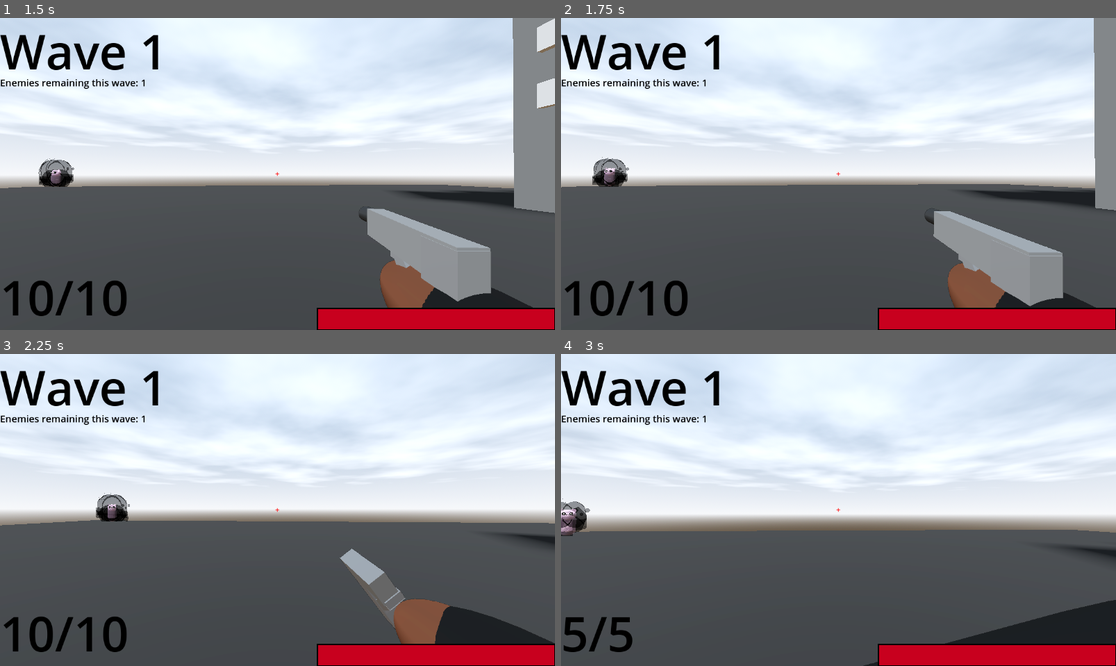
Above: before the commit, frames 1-4 (two rows, left to right).
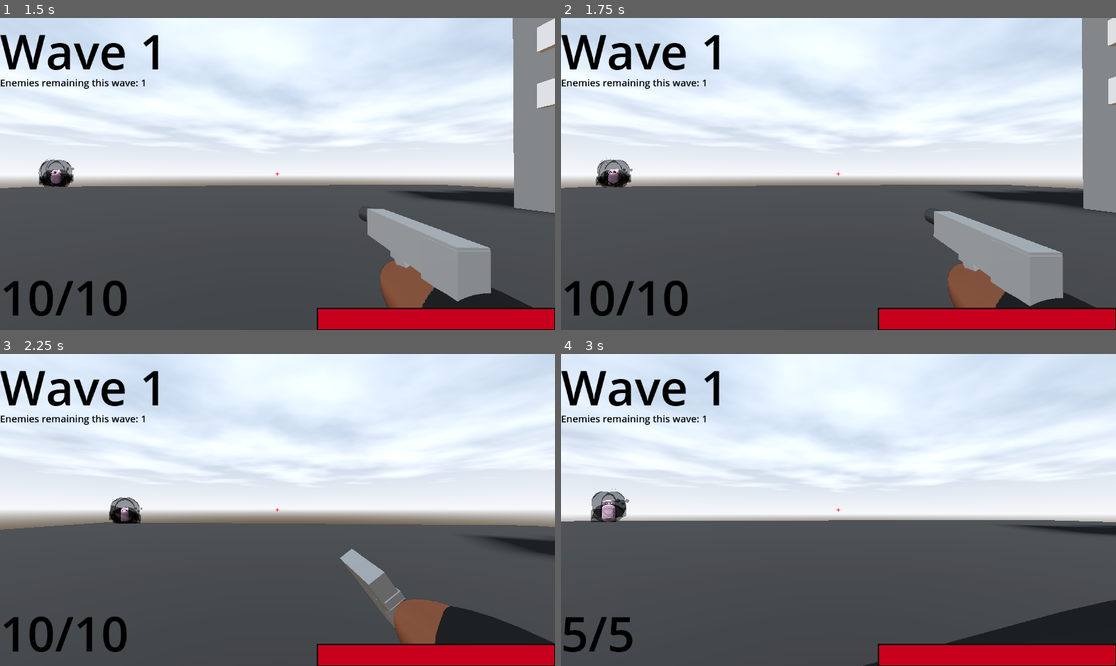
Above: after the commit, the same moments.

Repository: DylanFrenzy/The-Trials-and-Tribulations-of-Tim-Cheese
Game: Godot game, scene res://scenes/hud/start_screen.tscn
Two runs of this game, one before a commit and one after it. Both use one fixed random seed, a clock stepped at 60 frames per second and the inputs below. Sound files missing from this copy of the repository are replaced by a short silence.
Inputs (mouse positions are in pixels of both pictures, inside the frame that each line leads up to):
- Up to frame 1 (1.5 s): click "Start" at 0.5 s; move the mouse to (305, 174) at 1.27 s; hold W (move_forward) from 1.28 s (still down); hold Space (jump) from 1.28 s (still down)
- Up to frame 2 (1.75 s): keep holding W (move_forward); keep holding Space (jump)
- Up to frame 3 (2.25 s): keep holding W (move_forward); move the mouse to (249, 510) at 2.02 s; release Space (jump) at 2.03 s; tap Mouse wheel up (change_weapon_scroll) at 2.1 s
- Up to frame 4 (3 s): keep holding W (move_forward); tap Space (jump) at 2.27, 2.3, 2.57 s; move the mouse to (849, 503) at 2.77 s; hold 1 (pistol_switch) from 2.78 s (still down)

Frame 1 is identical in both runs. In frame 2, 2.1% of the frame differs, in the area x 0-100%, y 0-63%; in frame 3, 1.8%; in frame 4, 4.3%, in the area x 0-100%, y 43-67%.

Commit message:
fixed physics thing

Diff:
--- a/3d-project/scripts/character_body_3d.gd
+++ b/3d-project/scripts/character_body_3d.gd
@@ -3,8 +3,8 @@
 signal player_death
 
 @export var mouse_sensitivity := 0.1
-@export var move_speed := 6.0
-@export var jump_velocity := 5
+@export var move_speed := 7.0
+@export var jump_velocity := 6
 @export var health = 200
 @export var auto_jump = true;
 
@@ -84,7 +84,7 @@
 	var add_speed_till_cap = speed_cap - current_speed_in_target_velocity;
 	if add_speed_till_cap > 0:
 		var accel_speed = ground_accel * move_speed * delta
-		accel_speed = max(accel_speed, add_speed_till_cap)
+		accel_speed = min(accel_speed, add_speed_till_cap)
 		velocity += accel_speed * target_velocity
 
 	if (velocity.length() <= 0): return;
